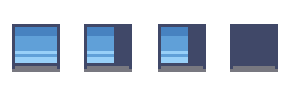
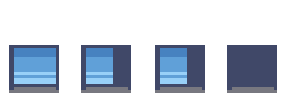
The second 288×96 image is a revision of the first. Changes to its layers:
renamed "Calque 6" to "Calque 10", painted on it over [9, 24, 278, 93]
removed layer "Calque 5" over [12, 24, 60, 72]
